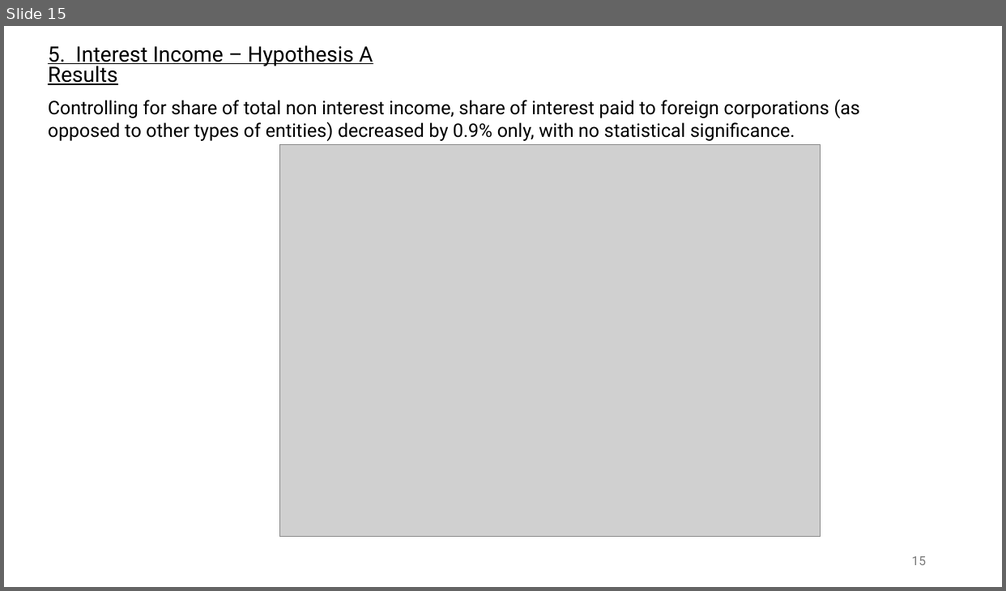
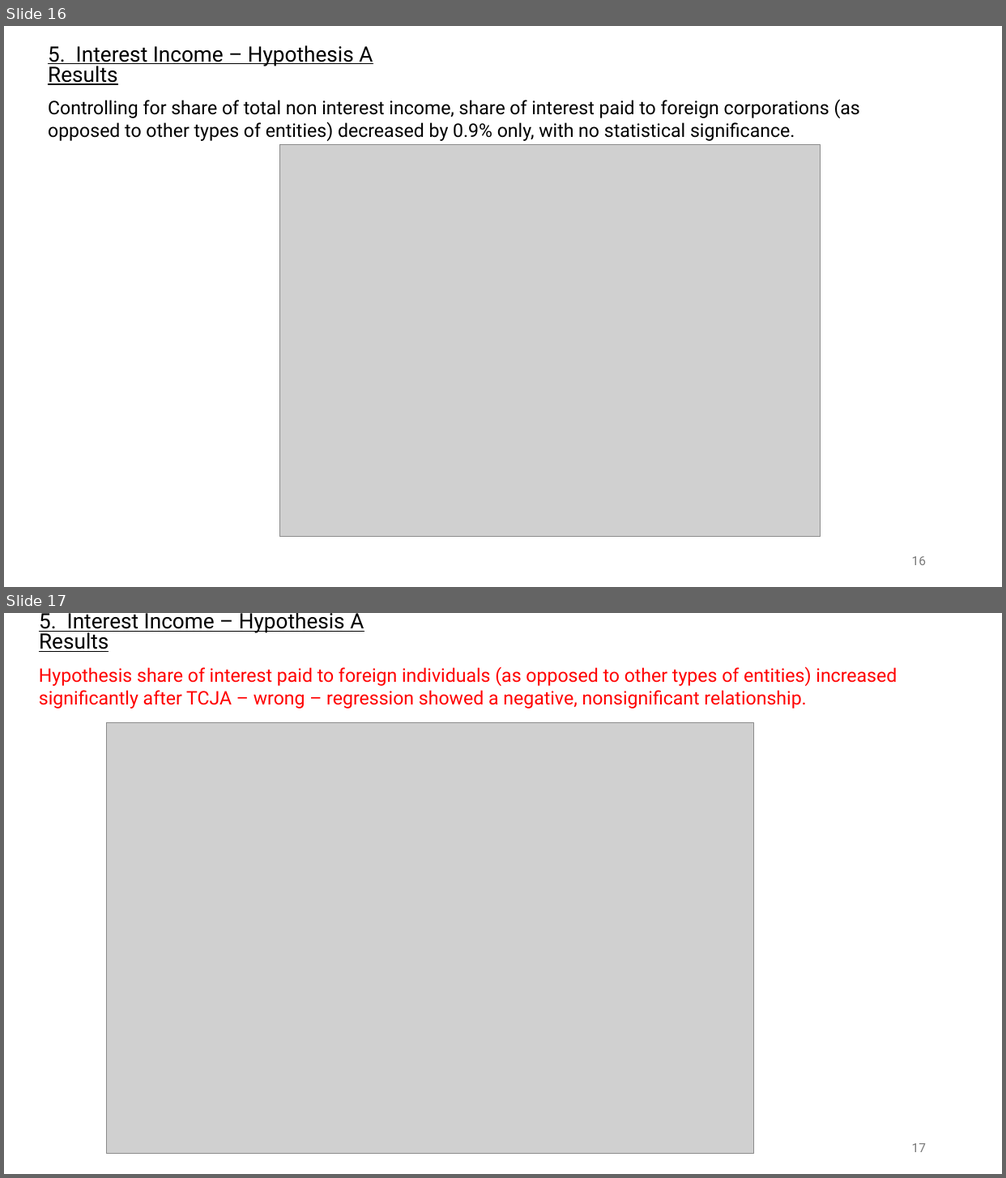
Before and after one commit to carolsmithwang/foreign_recipients, a slide deck: Direct lending funds before and after TCJA 10-10-25.pptx. Shown one above the other, each under a label of ours: slide 15 before the commit, slides 16 and 17 after it. The pictures are 1006x591 and 1006x1178 pixels, drawn with LibreOffice and Linux fonts; fonts in the diff are those of the drawing; grey boxes stand for pictures. Boxes give left, top, right and bottom in pixels: in the first picture for what was removed or moved away, otherwise in the second. Text is boxed around its words. In the diff, an @@ line names an element or a change of style, - is before the commit and + after.

Commit message:
Refining analysis
Refining analysis of share of interest income, clean dataframe, run new regressions

```diff
--- a/Direct lending funds before and after TCJA 10-10-25.pptx
+++ b/Direct lending funds before and after TCJA 10-10-25.pptx
@@ slide 17 added at [4, 613, 1002, 1174], background #FFFFFF @@
@@ text added at [39, 613, 364, 652], 20.4 pt, text #000000, underline @@
+5. Interest Income – Hypothesis A Results
@@ text added at [39, 666, 897, 709], 18 pt, text #FF0000 @@
+Hypothesis share of interest paid to foreign individuals (as opposed to other types of entities) increased significantly after TCJA – wrong – regression showed a negative, nonsignificant relationship.
@@ picture added at [107, 723, 754, 1154] @@
@@ page number added at [912, 1144, 926, 1152], 12 pt, text #797979 @@
+17
@@ what was slide 15 is now slide 16 @@
```
Also in this commit, not shown: 1 slide changed, 7 other slides added, 26 other files.
